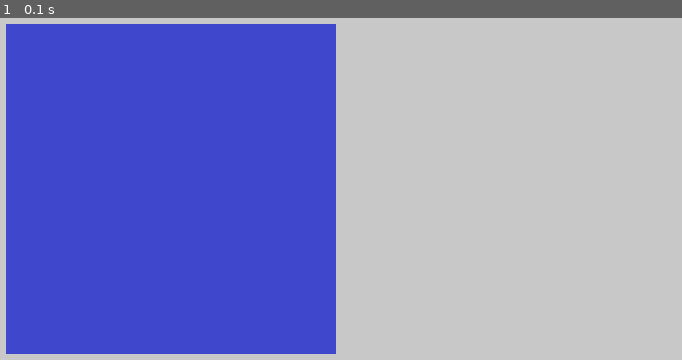
Above: before the commit, frame 1.
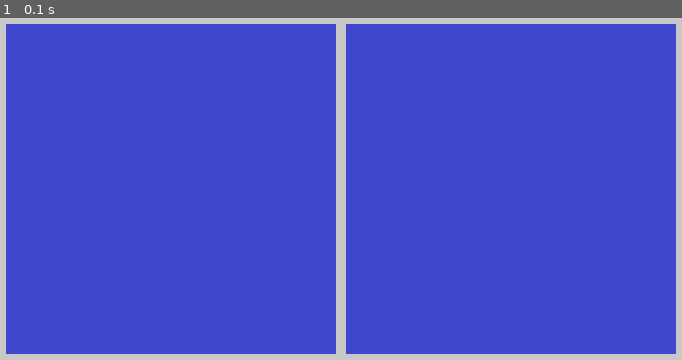
Above: after the commit, the same moment.

Repository: m197056/my_battleship
Game: pygame game, started from main.py
The game is run twice, just before and just after one commit, with the same random seed, the same clock (stepped at 60 frames per second) and the same inputs.
Inputs:
- Up to frame 1 (0.1 s): no input

The runs differ from the first frame. In frame 1, 47% of the frame differs, in the area x 50-100%, y 1-99%.

Commit message:
lab1_start

Diff:
--- a/game_board.py
+++ b/game_board.py
@@ -3,9 +3,24 @@
 
 NBLOCKS = 11
 
+class GameBoard(pygame.sprite.Sprite):
+    """
+    The Game Board is a 10x10 grid of spaces which may contain sprite images
+    Columns are indexed by number [0-9] and rows are indexed by letter [A-J]
 
-class GameBoard(pygame.sprite.Sprite):
+          0|1|2|3|4|5|6|7|8|9|
+        A|_|_|_|_|_|_|_|_|_|_|
+        B|_|_|_|_|_|_|_|_|_|_|
+        C|_|_|_|_|_|_|_|_|_|_|
+        D|_|_|_|_|_|_|_|_|_|_|
+        E|_|_|_|_|_|_|_|_|_|_|
+        F|_|_|_|_|_|_|_|_|_|_|
+        G|_|_|_|_|_|_|_|_|_|_|
+        H|_|_|_|_|_|_|_|_|_|_|
+        I|_|_|_|_|_|_|_|_|_|_|
+        J|_|_|_|_|_|_|_|_|_|_|
 
+    """
     def __init__(self, dimension):
         super().__init__()
         self.image = pygame.Surface(dimension)
@@ -15,6 +30,7 @@
         self.width = self.image.get_width()
         self.height = self.image.get_height()
 
+        # helper variables for spacing sprite images
         self.x_step = self.width // NBLOCKS
         self.y_step = self.height // NBLOCKS
 
@@ -22,11 +38,22 @@
         # Draw board background use color [board_bkgd]
         self.image.fill(colors.board_bkgd)
 
-        # Draw row and column header backgrounds use color [header]
+        # --------- BEGIN YOUR CODE ----------
 
-        # Draw grid and add row and column labels use color [foreground]
+        # Draw row and column header backgrounds
+        #   Headers should be 1 block wide/tall and use color [header]
 
-        # Add a border around the entire game board use color [foreground]
+        # Draw grid lines use color [foreground]
+
+        # Draw row labels [A-J] centered in each header block
+        #    use color [foreground] and font [
+
+        # Draw column labels [0-9] centered in each header block
+        #    use color [foreground]
+
+        # Draw border around the board use color [foreground]
+
+        # --------- END YOUR CODE ------------
 
     def draw(self, surface):
         surface.blit(self.image, (self.rect.x, self.rect.y))
--- a/main.py
+++ b/main.py
@@ -4,7 +4,6 @@
 
 import colors
 from game_board import GameBoard
-
 
 BLOCK_SIZE = 30
 NBLOCKS = 11
@@ -18,16 +17,40 @@
                                                       BLOCK_SIZE * NBLOCKS + TOP_MARGIN + PADDING))
     screen.fill(colors.screen_bkgd)
     pygame.display.set_caption('USNA Battleship')
+
+    # size of the game board figure based on BLOCK SIZE pixels
     board_dimension = (BLOCK_SIZE * NBLOCKS, BLOCK_SIZE * NBLOCKS)
 
-    # draw a single game board
+    # "my" game board has my ships
     my_board: GameBoard = GameBoard(board_dimension)
     my_board.rect.top = TOP_MARGIN
     my_board.rect.left = PADDING
+
+    # "their" game board has my guesses
+    their_board: GameBoard = GameBoard(board_dimension)
+    # position their_board PADDING pixels to the right of my_board
+    their_board.rect.top = TOP_MARGIN
+    their_board.rect.left = PADDING*2+my_board.rect.width
+
+    # paint the board surface
     my_board.refresh()
+    their_board.refresh()
 
+    # --------- BEGIN YOUR CODE ----------
+    # add titles above the game boards
+
+    # draw 'YOU' centered above my_board
+
+    # draw 'THEM' centered above their_board
+
+    # --------- END YOUR CODE ------------
+
+    # place the board on the screen
+    their_board.draw(screen)
     my_board.draw(screen)
+
     while True:
+        # wait for user to click 'X' button
         for event in pygame.event.get():
             if event.type == QUIT:
                 pygame.quit()
--- /dev/null
+++ b/utilities.py
@@ -0,0 +1,9 @@
+import pygame
+
+FONT_PATH = 'assets/FutilePro.ttf'
+
+
+def create_text(text, size, color):
+    font = pygame.font.Font(FONT_PATH, size)
+    image = font.render(text, True, color)
+    return image
